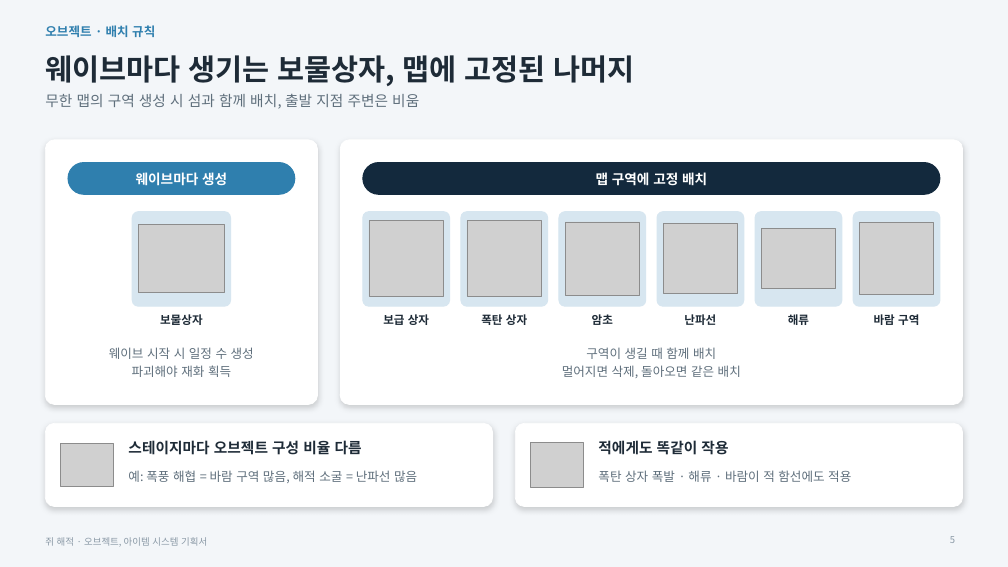
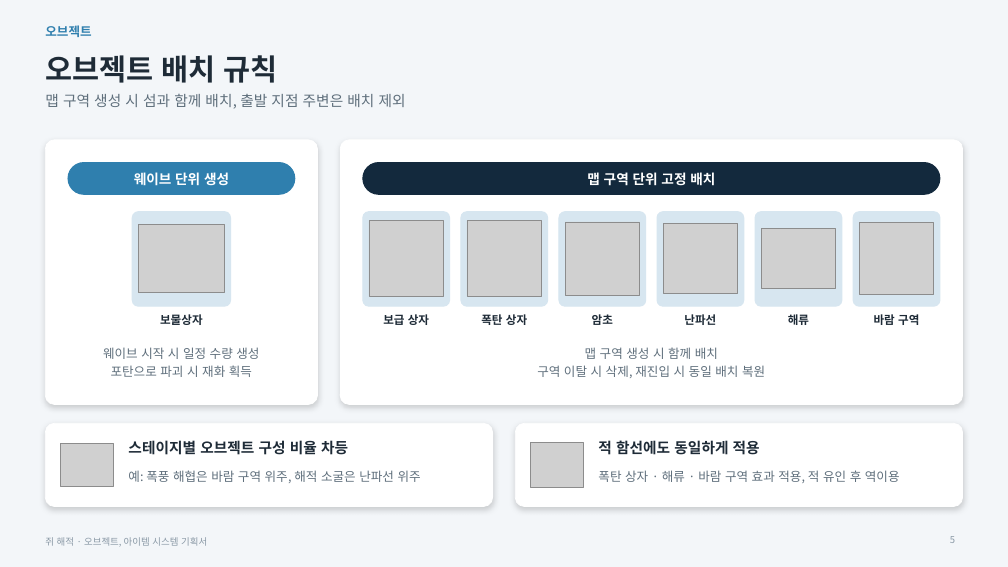
Before and after one commit to inory16351/RatPlain, a slide deck: slide 5 of Pirat_Plan/쥐해적_오브젝트아이템기획서.pptx. Drawn at 1008x567 pixels with LibreOffice and Linux fonts; fonts in the diff are those of the drawing; grey boxes stand for pictures. Boxes give left, top, right and bottom in pixels: in the first picture for what was removed or moved away, otherwise in the second. Text is boxed around its words. In the diff, an @@ line names an element or a change of style, - is before the commit and + after.

```diff
--- a/Pirat_Plan/쥐해적_오브젝트아이템기획서.pptx
+++ b/Pirat_Plan/쥐해적_오브젝트아이템기획서.pptx
@@ text at (45,25,91,37): text changed @@
-오브젝트 · 배치 규칙
+오브젝트
@@ title at (45,55,278,83): text changed @@
-웨이브마다 생기는 보물상자, 맵에 고정된 나머지
+오브젝트 배치 규칙
@@ text at (45,94,406,109): text changed @@
-무한 맵의 구역 생성 시 섬과 함께 배치, 출발 지점 주변은 비움
+맵 구역 생성 시 섬과 함께 배치, 출발 지점 주변은 배치 제외
@@ text at (134,172,229,186): text changed @@
-웨이브마다 생성
+웨이브 단위 생성
@@ text at (587,172,715,186): text changed @@
-맵 구역에 고정 배치
+맵 구역 단위 고정 배치
@@ text at (103,347,259,377): text changed @@
-웨이브 시작 시 일정 수 생성
-파괴해야 재화 획득
+웨이브 시작 시 일정 수량 생성
+포탄으로 파괴 시 재화 획득
@@ text at (537,347,765,378): text changed @@
-구역이 생길 때 함께 배치
-멀어지면 삭제, 돌아오면 같은 배치
+맵 구역 생성 시 함께 배치
+구역 이탈 시 삭제, 재진입 시 동일 배치 복원
@@ text at (128,440,348,455): text changed @@
-스테이지마다 오브젝트 구성 비율 다름
+스테이지별 오브젝트 구성 비율 차등
@@ text at (598,440,760,455): text changed @@
-적에게도 똑같이 작용
+적 함선에도 동일하게 적용
@@ text at (128,470,421,483): text changed @@
-예: 폭풍 해협 = 바람 구역 많음, 해적 소굴 = 난파선 많음
+예: 폭풍 해협은 바람 구역 위주, 해적 소굴은 난파선 위주
@@ text at (598,470,900,483): text changed @@
-폭탄 상자 폭발 · 해류 · 바람이 적 함선에도 적용
+폭탄 상자 · 해류 · 바람 구역 효과 적용, 적 유인 후 역이용
```
Also in this commit, not shown: 4 other slides changed, 2 other files.
